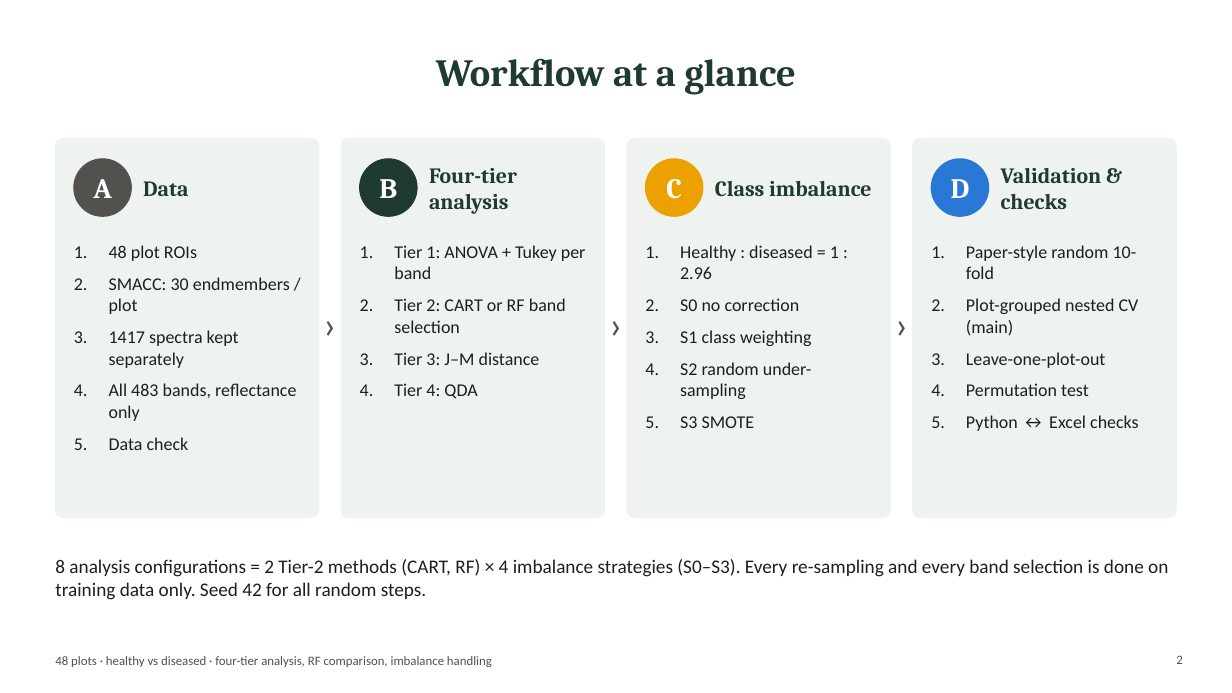
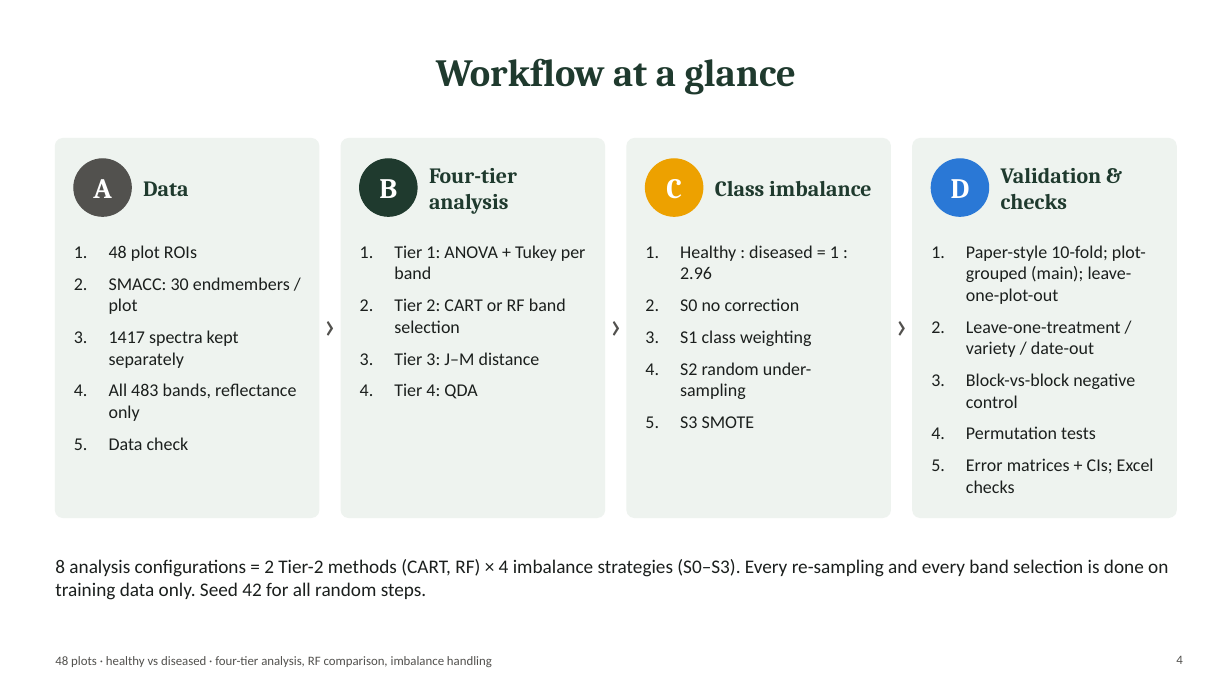
Before and after one commit to animesh809359-afk/sonu, a slide deck: slide 4 of hyperspectral_smacc/four_tier_48plots/Four_Tier_48plots.pptx (slide 2 before the commit). Drawn at 1232x693 pixels with LibreOffice and Linux fonts; fonts in the diff are those of the drawing. Boxes give left, top, right and bottom in pixels: in the first picture for what was removed or moved away, otherwise in the second. Text is boxed around its words. In the diff, an @@ line names an element or a change of style, - is before the commit and + after.

```diff
--- a/hyperspectral_smacc/four_tier_48plots/Four_Tier_48plots.pptx
+++ b/hyperspectral_smacc/four_tier_48plots/Four_Tier_48plots.pptx
@@ text at (x1=966, y1=245, x2=1154, y2=493): text changed @@
-1. Paper-style random 10-fold
-2. Plot-grouped nested CV (main)
-3. Leave-one-plot-out
-4. Permutation test
-5. Python ↔ Excel checks
+1. Paper-style 10-fold; plot-grouped (main); leave-one-plot-out
+2. Leave-one-treatment / variety / date-out
+3. Block-vs-block negative control
+4. Permutation tests
+5. Error matrices + CIs; Excel checks
@@ page number at (x1=1176, y1=656, x2=1182, y2=664): text changed @@
-2
+4
```
Also in this commit, not shown: 15 other slides changed, 12 slides added, 16 other files.
